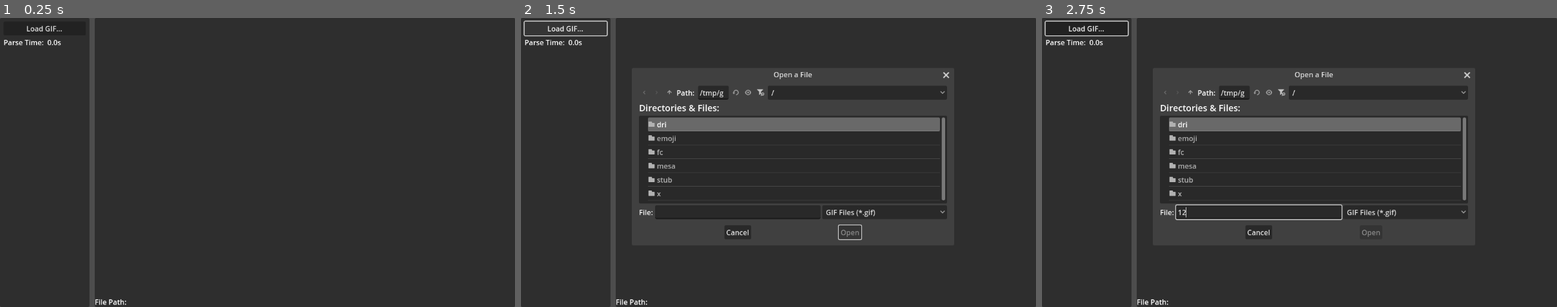
Above: before the commit, frames 1-3 (left to right).
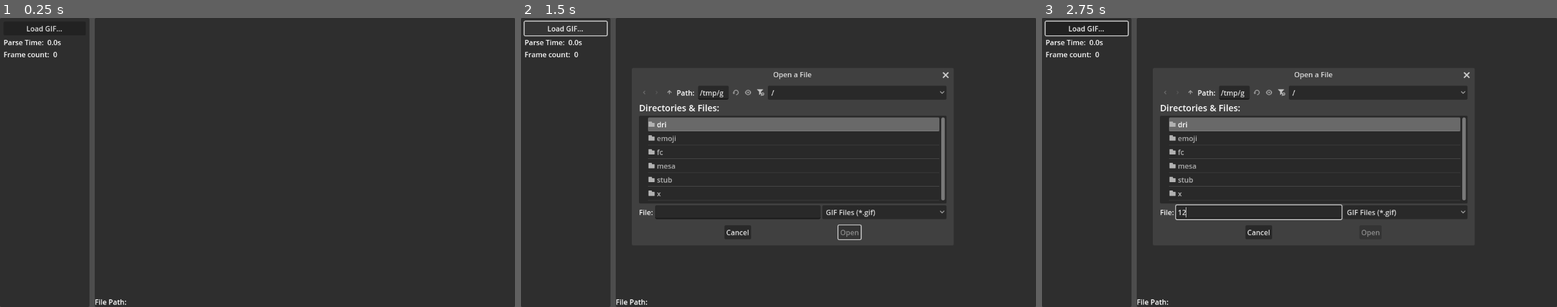
Above: after the commit, the same moments.

Repository: LuizZak/GDScriptGIFLoader
Game: Godot game, scene res://main.tscn
The game is run twice, just before and just after one commit, with the same random seed, the same clock (stepped at 60 frames per second) and the same inputs.
Inputs (mouse positions are in pixels of both pictures, inside the frame that each line leads up to):
- Up to frame 1 (0.25 s): no input
- Up to frame 2 (1.5 s): tap Enter at 0.5 s; click "Load GIF..." at 1.25 s
- Up to frame 3 (2.75 s): click (1258, 211) at 2.02 s; type "12" at 2.1 s

The runs differ from the first frame. In frame 1, 0.1% of the frame differs, in the area x 0-12%, y 11-14%; in frame 2, 0.3%, in the area x 0-84%, y 11-77%; in frame 3, 0.3%.

Commit message:
Minor fixes and adding frame count label

Diff:
--- a/main.tscn
+++ b/main.tscn
@@ -49,6 +49,18 @@
 layout_mode = 2
 text = "0.0s"
 
+[node name="HBoxContainer2" type="HBoxContainer" parent="HSplitContainer/PanelContainer/MarginContainer/VBoxContainer"]
+layout_mode = 2
+
+[node name="Label" type="Label" parent="HSplitContainer/PanelContainer/MarginContainer/VBoxContainer/HBoxContainer2"]
+layout_mode = 2
+text = "Frame count: "
+
+[node name="FrameCountLabel" type="Label" parent="HSplitContainer/PanelContainer/MarginContainer/VBoxContainer/HBoxContainer2"]
+unique_name_in_owner = true
+layout_mode = 2
+text = "0"
+
 [node name="PanelContainer2" type="PanelContainer" parent="HSplitContainer"]
 layout_mode = 2
 
--- a/scripts/GIFLoader/components/gif_frame.gd
+++ b/scripts/GIFLoader/components/gif_frame.gd
@@ -5,7 +5,6 @@
 var _image: Image
 var _delay: int
 var _expects_user_input: bool
-var _position: Vector2i
 var _local_color_table: ColorTable
 var _extension: GraphicControlExtension
 var _image_descriptor: ImageDescriptor
@@ -215,8 +214,6 @@
         else:
             act = previous_frame._global_color_table
 
-    base_image = Image.create_empty(width, height, false, Image.FORMAT_RGBA8)
-
     if previous_frame == null or previous_frame._image == null:
         base_image = Image.create_empty(width, height, false, Image.FORMAT_RGBA8)
     else:
--- a/scripts/GIFLoader/components/gif_header.gd
+++ b/scripts/GIFLoader/components/gif_header.gd
@@ -1,3 +1,12 @@
+## The header section of a Graphics Interchange Format stream.
+## See http://www.w3.org/Graphics/GIF/spec-gif89a.txt section 17.
+##
+## The Header identifies the GIF Data Stream in context. The Signature
+## field marks the beginning of the Data Stream, and the Version field
+## identifies the set of capabilities required of a decoder to fully
+## process the Data Stream.
+## This block is REQUIRED; exactly one Header must be present per Data
+## Stream.
 class_name GifHeader
 
 var _signature: String
--- a/scripts/GIFLoader/components/table_based_image_data.gd
+++ b/scripts/GIFLoader/components/table_based_image_data.gd
@@ -31,7 +31,7 @@
     var index_in_data_block := 0
     var pixel_index := 0
 
-    ## Number oof bytes still to be extracted from the current data block
+    ## Number of bytes still to be extracted from the current data block
     var bytes_to_extract := 0
 
     var prefix := PackedInt32Array()
--- a/scripts/GIFLoader/gif_decoder.gd
+++ b/scripts/GIFLoader/gif_decoder.gd
@@ -79,6 +79,10 @@
         var texture := ImageTexture.create_from_image(frame.get_image())
         sprite_frames.add_frame(&"default", texture, float(frame.get_delay()) / average_delay)
 
+    if _netscape_extension != null:
+        if _netscape_extension.loop_count() == -1:
+            sprite_frames.set_animation_loop(&"default", false)
+
     return sprite_frames
 
 func _read_contents(input_stream: ByteReaderStream) -> void:
@@ -149,7 +153,7 @@
     if (
         last_gce == null ||
         last_gce.disposal_method() == GraphicControlExtension.DisposalMethod.DO_NOT_DISPOSE ||
-        last_gce.disposal_method() == GraphicControlExtension.DisposalMethod.DO_NOT_DISPOSE
+        last_gce.disposal_method() == GraphicControlExtension.DisposalMethod.NOT_SPECIFIED
         ):
         _last_no_disposal_frame = frame
 
--- a/scripts/main.gd
+++ b/scripts/main.gd
@@ -3,6 +3,8 @@
 
 @onready
 var time_to_load_label: Label = %TimeToLoadLabel
+@onready
+var frame_count_label: Label = %FrameCountLabel
 @onready
 var animated_sprite: AnimatedSprite2D = %AnimatedSprite
 @onready
@@ -51,6 +53,7 @@
 
     var elapsed := result.total_time
     time_to_load_label.text = "%.2fs" % (elapsed / 1000.0)
+    frame_count_label.text = "%d" % result.sprite_frames.get_frame_count(&"default")
 
 func _load_gif(buffer: PackedByteArray) -> GifLoadResult:
     var start_time := Time.get_ticks_msec()
